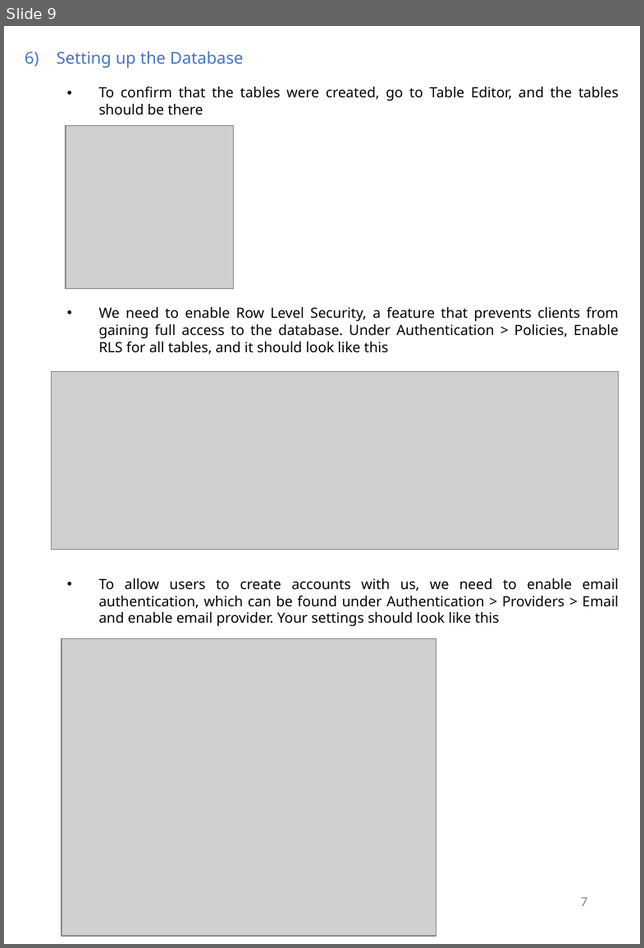
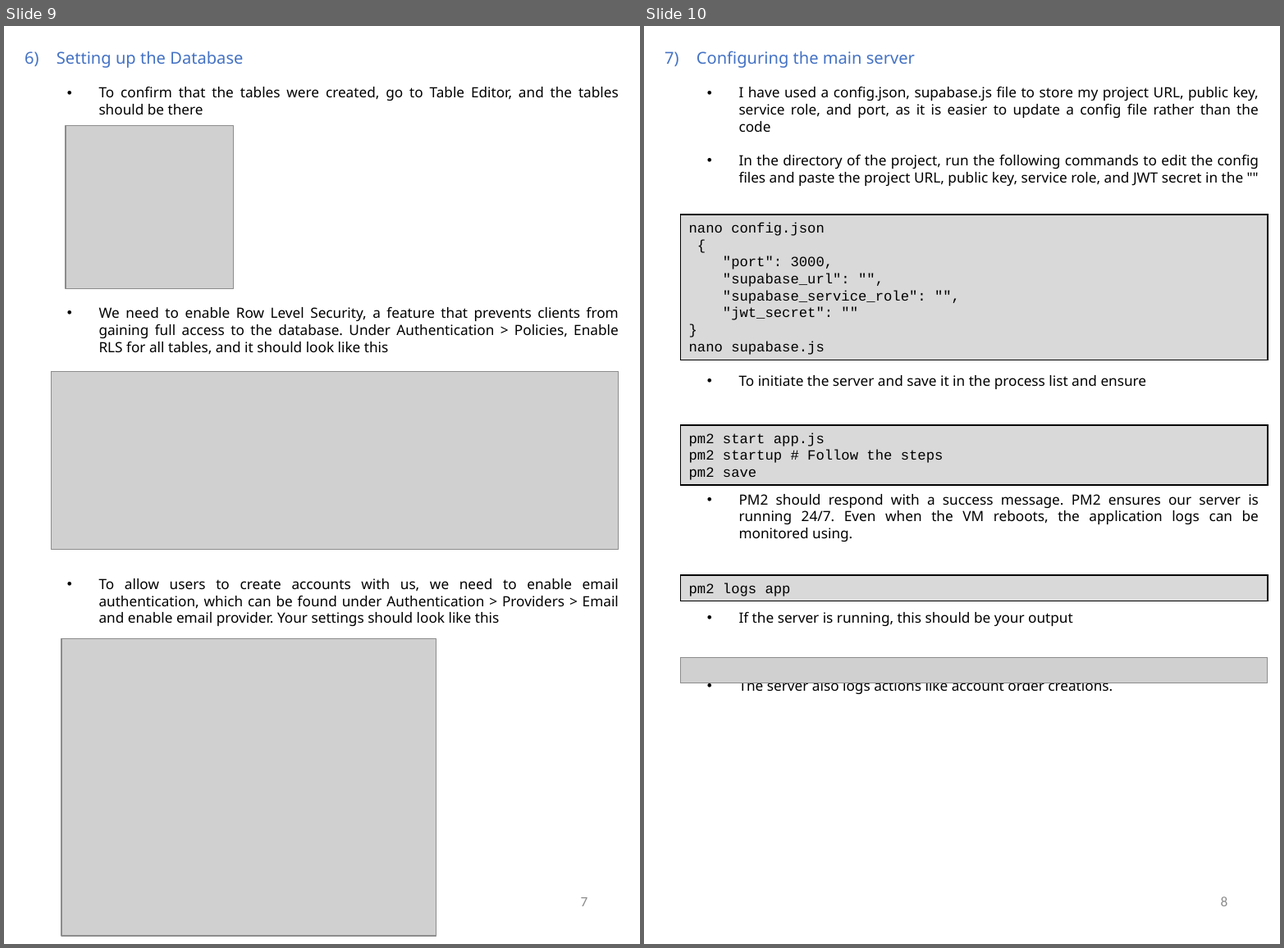
Before and after one commit to Agentgilspy/Food-Ordering-Website, a slide deck: ICT-171 Documentation.pptx. Shown side by side, each under a label of ours: slide 9 before the commit, slides 9 and 10 after it. The pictures are 644x948 and 1284x948 pixels, drawn with LibreOffice and Linux fonts; fonts in the diff are those of the drawing; grey boxes stand for pictures. Boxes give left, top, right and bottom in pixels: in the first picture for what was removed or moved away, otherwise in the second. Text is boxed around its words. In the diff, an @@ line names an element or a change of style, - is before the commit and + after.

```diff
--- a/ICT-171 Documentation.pptx
+++ b/ICT-171 Documentation.pptx
@@ slide 10 added at (x1=644, y1=26, x2=1280, y2=944), background #FFFFFF @@
@@ text added at (x1=696, y1=51, x2=1258, y2=695), 12 pt, text #000000 @@
+7) Configuring the main server
+  • I have used a config.json, supabase.js file to store my project URL, public key, service role, and port, as it is easier to update a config file rather than the code
+  • In the directory of the project, run the following commands to edit the config files and paste the project URL, public key, service role, and JWT secret in the ""
+  • To initiate the server and save it in the process list and ensure
+  • PM2 should respond with a success message. PM2 ensures our server is running 24/7. Even when the VM reboots, the application logs can be monitored using.
+  • If the server is running, this should be your output
+  • The server also logs actions like account order creations.
@@ rectangle added at (x1=680, y1=215, x2=1266, y2=361), fill #D9D9D9, outline #000000 1 pt, 12 pt, text #000000 @@
+nano config.json
+{
+"port": 3000,
+"supabase_url": "",
+"supabase_service_role": "",
+"jwt_secret": ""
+}
+nano supabase.js
@@ rectangle added at (x1=680, y1=425, x2=1266, y2=485), fill #D9D9D9, outline #000000 1 pt, 12 pt, text #000000 @@
+pm2 start app.js
+pm2 startup # Follow the steps
+pm2 save
@@ rectangle added at (x1=680, y1=575, x2=1266, y2=601), fill #D9D9D9, outline #000000 1 pt, 12 pt, text #000000 @@
+pm2 logs app
@@ picture added at (x1=680, y1=657, x2=1266, y2=684) @@
@@ text added at (x1=1220, y1=897, x2=1228, y2=907), 12 pt, text #8C8C8C @@
+8
```
Also in this commit, not shown: 17 slides changed, 1 other slide added, 1 slide removed.
